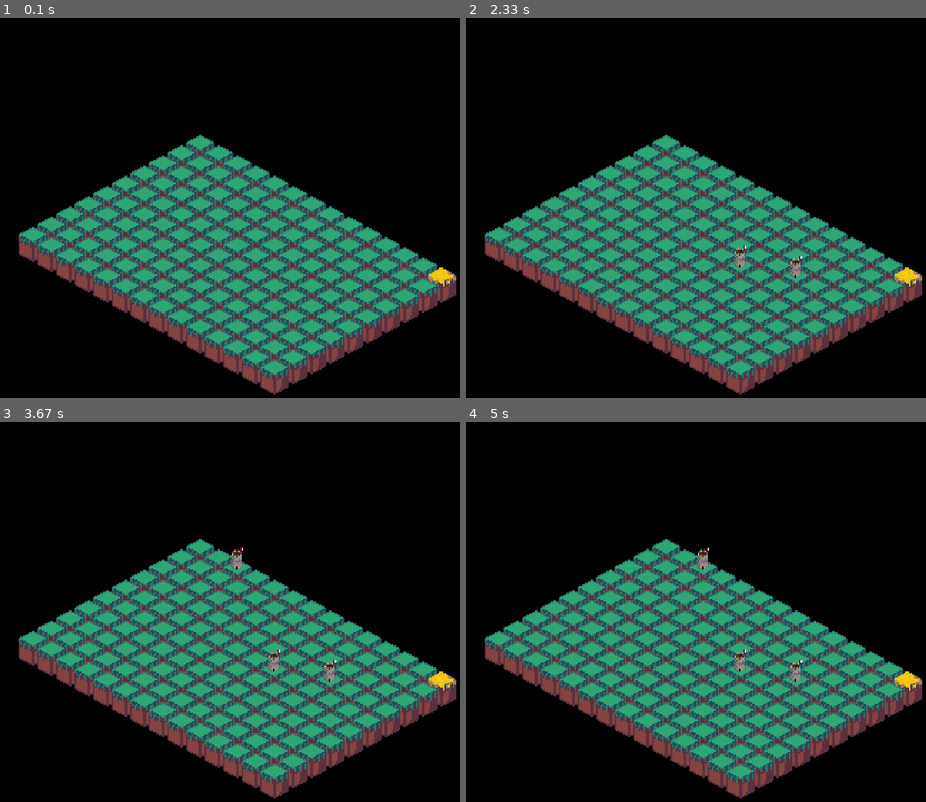
Above: before the commit, frames 1-4 (two rows, left to right).
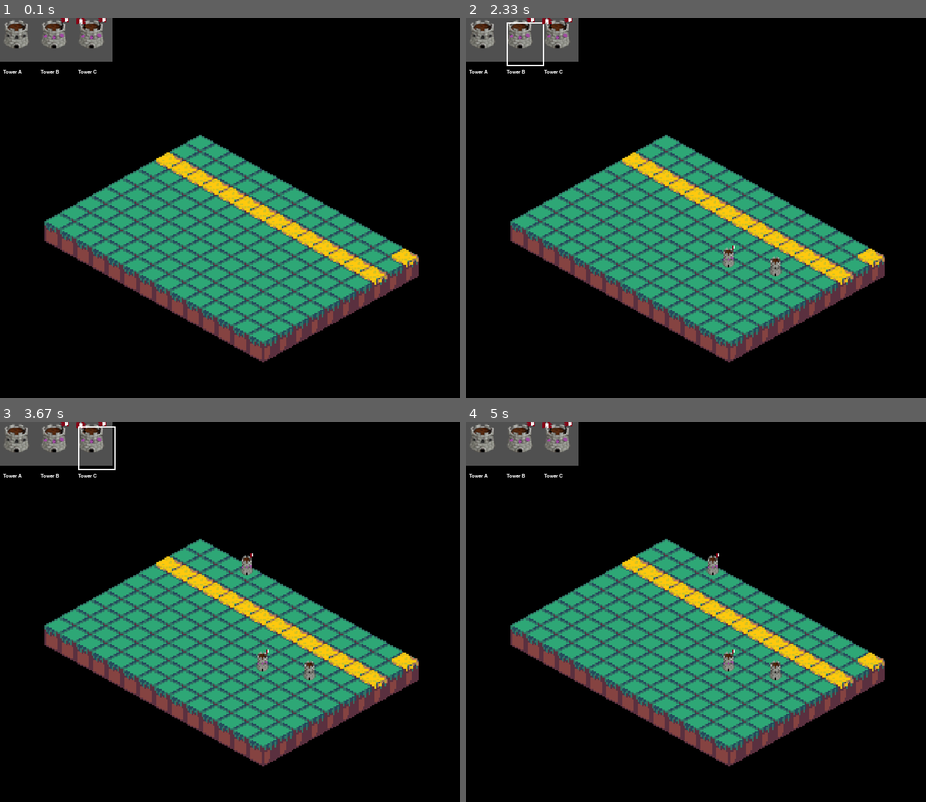
Above: after the commit, the same moments.

Repository: brei005/PYGAME
Game: pygame game, started from main.py
Same seed, same stepped clock (60 frames per second), same inputs: the game is played once before the commit and once after it.
Inputs (mouse positions are in pixels of both pictures, inside the frame that each line leads up to):
- Up to frame 1 (0.1 s): no input
- Up to frame 2 (2.33 s): click (521, 40) at 0.38 s; click (719, 265) at 0.72 s; click (484, 40) at 1.05 s; click (774, 276) at 1.38 s; click (521, 40) at 2.22 s
- Up to frame 3 (3.67 s): click (234, 566) at 2.55 s; click (92, 444) at 3.38 s
- Up to frame 4 (5 s): click (558, 444) at 4.72 s

The runs differ from the first frame. In frame 1, 29% of the frame differs, in the area x 0-100%, y 0-100%; in frame 2, 29%; in frame 3, 29%; in frame 4, 29%.

Commit message:
Avance 2

Diff:
--- a/game.py
+++ b/game.py
@@ -4,6 +4,7 @@
 from settings import *
 from mapa import Mapa
 from tower import *
+from sidebar import Sidebar
 
 class Game:
     def __init__(self):
@@ -11,10 +12,34 @@
         self.screen = pg.display.set_mode(RES)
         self.clock = pg.time.Clock()
         self.display = pg.Surface(DISPLAY_SIZE)
-        self.font = pg.font.Font(None, 10)
+        self.font = pg.font.Font(None, 12)
         self.towers = []  # Lista para almacenar torres
-        self.tower_image = pg.image.load("towers/towerB.png").convert_alpha()  # Carga de la imagen
-        self.tower_image = pg.transform.scale(self.tower_image, (10, 15))  # Ajustar dimensiones aquí
+        self.selected_tower = None
+        self.sidebar = Sidebar(
+            180,
+            70,
+            [
+                {
+                    'image_large': pg.transform.scale(pg.image.load("towers/towerA.png").convert_alpha(), (50, 50)),  # Tamaño para la barra
+                    'image_small': pg.transform.scale(pg.image.load("towers/towerA.png").convert_alpha(), (10, 15)),  # Tamaño para el mapa
+                    'name': 'Tower A',
+                    'cost': 10
+                },
+                {
+                    'image_large': pg.transform.scale(pg.image.load("towers/towerB.png").convert_alpha(), (50, 50)),
+                    'image_small': pg.transform.scale(pg.image.load("towers/towerB.png").convert_alpha(), (10, 15)),
+                    'name': 'Tower B',
+                    'cost': 20
+                },
+                {
+                    'image_large': pg.transform.scale(pg.image.load("towers/towerC.png").convert_alpha(), (50, 50)),
+                    'image_small': pg.transform.scale(pg.image.load("towers/towerC.png").convert_alpha(), (10, 15)),
+                    'name': 'Tower C',
+                    'cost': 30
+                }
+            ],
+            self.font
+        )
 
         # Nivel actual
         self.current_level = 1
@@ -47,35 +72,51 @@
                 self.handle_click(event.pos)
 
     def handle_click(self, pos):
-        """Maneja el clic del ratón para colocar torres."""
-        tile_coords = self.mapa.detect_tile(pos, RES, DISPLAY_SIZE)
+        """Maneja los clics en la pantalla."""
+        if self.sidebar.rect.collidepoint(pos):  # Si el clic está en la barra lateral
+            self.sidebar.handle_click(pos)
+        else:
+            # Si hay una torre seleccionada, colócala en el mapa
+            if self.sidebar.selected_tower is not None:
+                tile_coords = self.mapa.detect_tile(pos, RES, DISPLAY_SIZE)
+                if tile_coords:
+                    grid_x, grid_y = tile_coords
+                    if not any(tower.position == (grid_x, grid_y) for tower in self.towers):
+                        selected_tower = self.sidebar.towers[self.sidebar.selected_tower]
+                        self.towers.append(Tower((grid_x, grid_y), selected_tower['image_small']))  # Usa la imagen pequeña
+                        print(f"{selected_tower['name']} colocada en ({grid_x}, {grid_y})")
+                        self.sidebar.selected_tower = None
 
-        if tile_coords:
-            grid_x, grid_y = tile_coords
 
-            # Verificar si ya hay una torre en esa posición
-            if not any(tower.position == (grid_x, grid_y) for tower in self.towers):
-                # Colocar una nueva torre
-                self.towers.append(Tower((grid_x, grid_y), self.tower_image))
-                print(f"Torre colocada en ({grid_x}, {grid_y})")
+    def handle_sidebar_click(self, pos):
+        """Maneja los clics en la barra lateral."""
+        # Rectángulo de la torre en la barra lateral
+        tower_rect = pg.Rect(0, 0, 50, 40)
+        if tower_rect.collidepoint(pos):
+            # Alternar selección de la torre
+            if self.selected_tower:
+                print("Torre deseleccionada")
+                self.selected_tower = None
             else:
-                print("Ya hay una torre en este bloque")
-        else:
-            print("Clic fuera de cualquier bloque")
+                print("Torre seleccionada")
+                self.selected_tower = self.tower_image
+
 
     def draw(self):
-        self.display.fill((0, 0, 0))
-        self.mapa.draw(self.display)
+        # Dibuja el mapa y el contenido en la superficie intermedia
+        self.display.fill((0, 0, 0))  # Fondo negro en la superficie interna
+        self.mapa.draw(self.display)  # Dibuja el mapa en la superficie interna
 
         for tower in self.towers:
             tower.draw(self.display)
-        # Dibujar las torres (donde el mapa tiene un `2`)
-        for y, row in enumerate(self.mapa.map_data):
-            for x, tile in enumerate(row):
-                if tile == 2:
-                    pg.draw.rect(self.display, (255, 0, 0), (x * 10, y * 10, 10, 10))
 
-        self.screen.blit(pg.transform.scale(self.display, self.screen.get_size()), (0, 0))
+        # Escalar la superficie interna y dibujarla en la pantalla principal
+        self.screen.blit(pg.transform.scale(self.display, RES), (0, 0))
+
+        # Dibujar la barra lateral
+        self.sidebar.draw(self.screen)
+
+        pg.display.flip()  # Actualiza la pantalla
 
     def run(self):
         while True:
--- a/mapa.py
+++ b/mapa.py
@@ -29,8 +29,6 @@
 
     def draw(self, display):
         """Dibuja el mapa en la pantalla con un gap entre los bloques."""
-        gap_x = 5  # Espacio horizontal entre los bloques
-        gap_y = 2  # Espacio vertical entre los bloques
 
         for y, row in enumerate(self.map_data):  # Iterar filas (y)
             for x, tile in enumerate(row):  # Iterar columnas (x)
--- a/maps/map1.txt
+++ b/maps/map1.txt
@@ -1,4 +1,6 @@
 00000000000001
+00000000000000
+11111111111111
 00000000000000
 00000000000000
 00000000000000
@@ -6,5 +8,3 @@
 00000000000000
 00000000000000
 00000000000000
-00000000000000
-00000000000000
--- a/settings.py
+++ b/settings.py
@@ -1,8 +1,8 @@
 # settings.py
 RES = (800, 700)
 FPS = 60
-GAP_x = 3  # Espacio horizontal entre bloques
-GAP_y = 2  # Espacio vertical entre bloques
+GAP_x = 1  # Espacio horizontal entre bloques
+GAP_y = 1  # Espacio vertical entre bloques
 DISPLAY_SIZE = (350, 300)
 BLOCK_WIDTH = 10  # Ancho de cada bloque
 BLOCK_HEIGHT = 5  # Alto de cada bloque
--- /dev/null
+++ b/sidebar.py
@@ -0,0 +1,46 @@
+import pygame as pg
+
+class Sidebar:
+    def __init__(self, width, height, towers, font):
+        self.width = width  # Ancho de la barra lateral
+        self.height = height  # Alto de la barra lateral
+        self.rect = pg.Rect(0, 0, width, height)  # Rectángulo de la barra lateral
+        self.towers = towers  # Lista de diccionarios con {'image': ..., 'name': ..., 'cost': ...}
+        self.selected_tower = None  # Torre seleccionada
+        self.font = font  # Fuente para texto
+        self.tower_width = 60  # Ancho de cada ítem en la barra
+        self.tower_height = 70  # Alto de cada ítem en la barra
+        self.padding = 0  # Espacio entre ítems
+
+    def handle_click(self, pos):
+        """Maneja los clics dentro de la barra lateral."""
+        for i, tower in enumerate(self.towers):
+            # Calcular la posición de cada torre
+            x = i * (self.tower_width + self.padding)
+            y = 0
+            tower_rect = pg.Rect(x, y, self.tower_width, self.tower_height)
+            if tower_rect.collidepoint(pos):
+                # Alternar selección de la torre
+                if self.selected_tower == i:
+                    print(f"Torre {i} ({tower['name']}) deseleccionada")
+                    self.selected_tower = None
+                else:
+                    print(f"Torre {i} ({tower['name']}) seleccionada")
+                    self.selected_tower = i
+
+    def draw(self, screen):
+        """Dibuja la barra lateral en la pantalla principal."""
+        # Fondo de la barra lateral
+        pg.draw.rect(screen, (80, 80, 80), self.rect)
+
+        # Dibujar cada torre con su selección
+        for i, tower in enumerate(self.towers):
+            x = i * (self.tower_width + self.padding)+5
+            y = 7
+            screen.blit(tower['image_large'], (x-5, y-7))  # Usa la imagen grande para la barra lateral
+            if self.selected_tower == i:
+                pg.draw.rect(screen, (255, 255, 255), (x, y, self.tower_width, self.tower_height), 2)  # Marco de selección
+
+            # Dibujar el nombre o el costo de la torre
+            text_surface = self.font.render(tower['name'], True, (255, 255, 255))
+            screen.blit(text_surface, (x, y + self.tower_height + 5))  # Texto debajo de la torre
